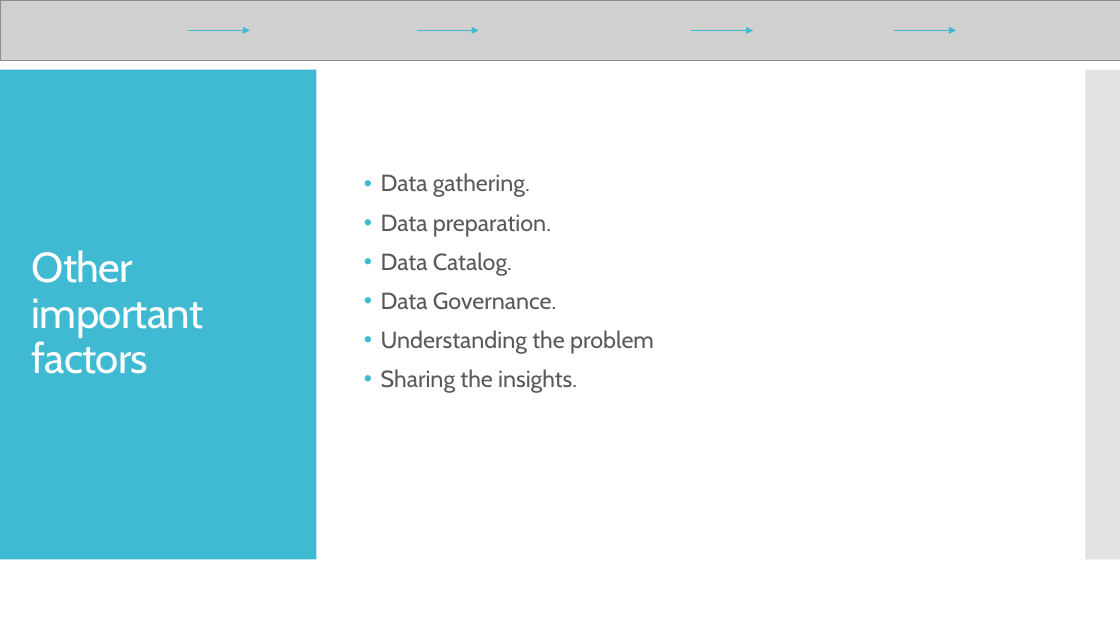
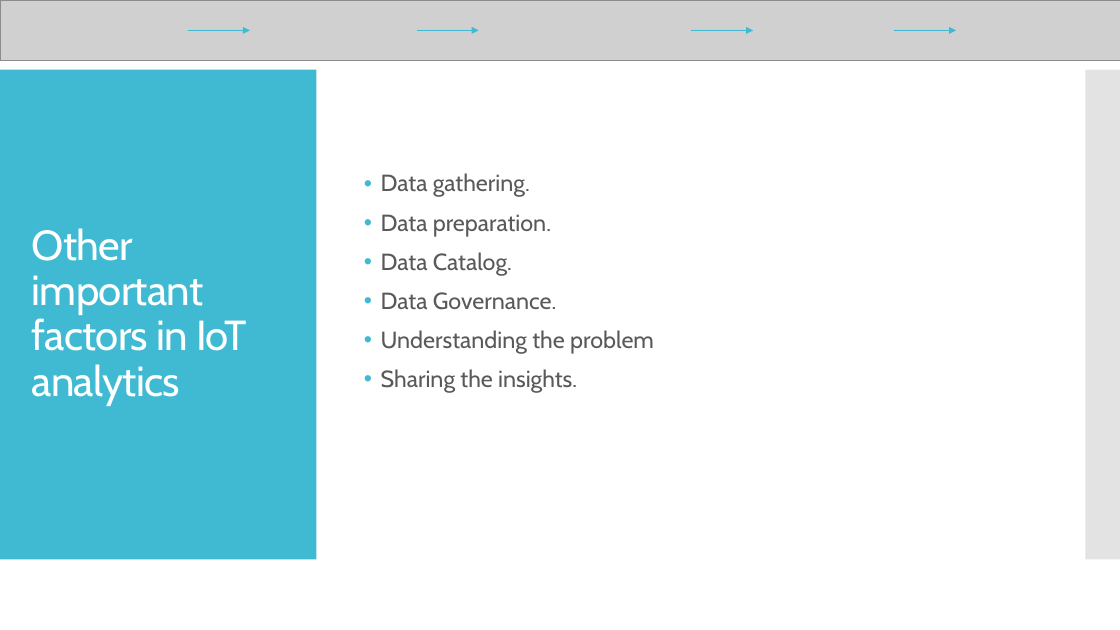
Before and after one commit to dinesarun/common, a slide deck: slide 32 of sessions/ChennaiAzureUserGroup/Databricks_IOT_Analytics/IOT-ML-Azure.pptx (slide 24 before the commit). Drawn at 1120x630 pixels with LibreOffice and Linux fonts; fonts in the diff are those of the drawing; grey boxes stand for pictures. Boxes give left, top, right and bottom in pixels: in the first picture for what was removed or moved away, otherwise in the second. Text is boxed around its words. In the diff, an @@ line names an element or a change of style, - is before the commit and + after.

```diff
--- a/sessions/ChennaiAzureUserGroup/Databricks_IOT_Analytics/IOT-ML-Azure.pptx
+++ b/sessions/ChennaiAzureUserGroup/Databricks_IOT_Analytics/IOT-ML-Azure.pptx
@@ title at (32,228,247,406): text changed @@
-Other important factors
+Other important factors in IoT analytics
```
Also in this commit, not shown: 10 other slides changed, 10 slides added, 2 slides removed.
